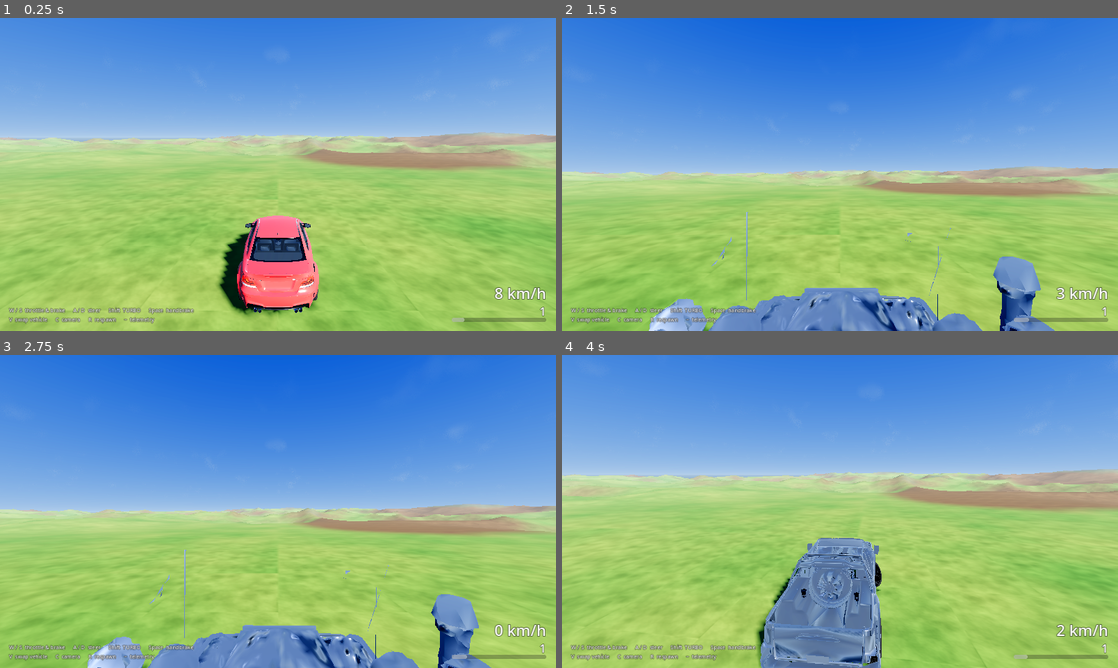
Above: before the commit, frames 1-4 (two rows, left to right).
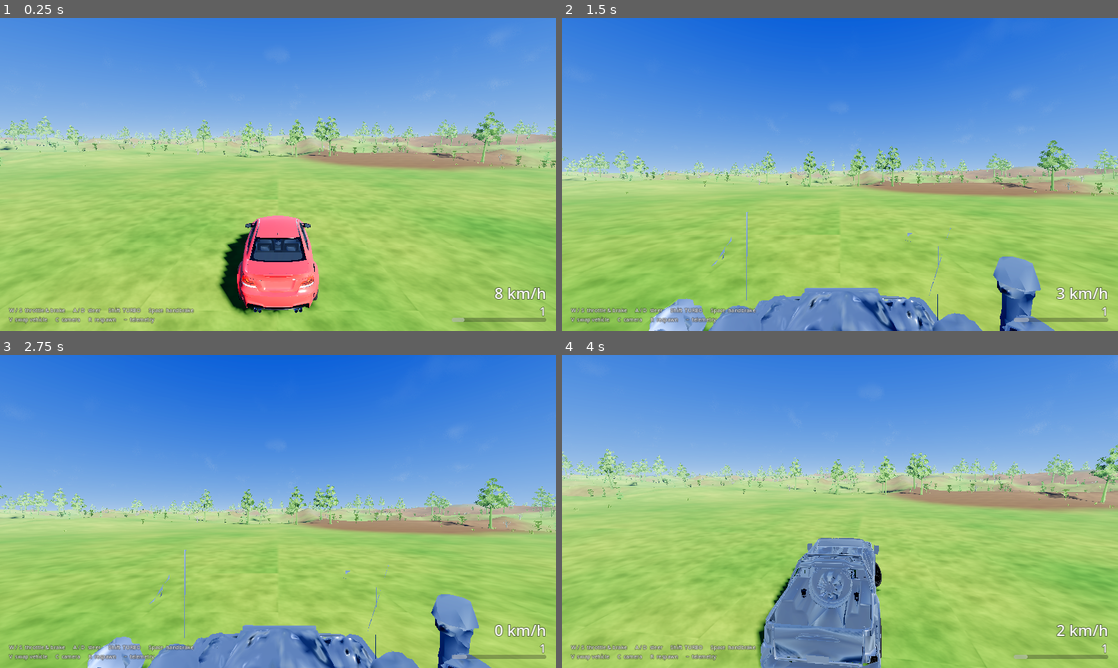
Above: after the commit, the same moments.

Repository: maksummatatov10-spec1231/cargame
Game: Godot game, scene res://scenes/main.tscn
Two runs of this game, one before a commit and one after it. Both use one fixed random seed, a clock stepped at 60 frames per second and the inputs below.
Inputs:
- Up to frame 1 (0.25 s): no input
- Up to frame 2 (1.5 s): hold D (steer_right) 0.53-1.28 s; hold V (switch_vehicle) 0.53-1.28 s; hold S (drive_backward) from 1.28 s (still down); tap C (toggle_camera) at 1.35 s
- Up to frame 3 (2.75 s): release S (drive_backward) at 2.03 s; hold D (steer_right) from 2.03 s (still down); hold Shift (turbo) from 2.03 s (still down)
- Up to frame 4 (4 s): release D (steer_right) at 2.78 s; release Shift (turbo) at 2.78 s; hold W (drive_forward) 2.78-3.53 s; tap V (switch_vehicle) at 2.85 s; hold A (steer_left) from 3.53 s (still down); tap C (toggle_camera) at 3.6 s

The runs differ from the first frame. In frame 1, 2.7% of the frame differs, in the area x 0-100%, y 30-49%; in frame 2, 2.6%; in frame 3, 2.5%; in frame 4, 2.9%, in the area x 0-100%, y 28-50%.
Error before the commit: Parse Error: Cannot infer the type of "p" variable because the value doesn't have a set type. (res://scripts/crushable_plants.gd:76)

Commit message:
v2.6: fix the two compile errors and add checks that catch them
- crushable_plants.gd:76  var p := wheel.contact_point could not be inferred,
  because _vehicles was an untyped Array so wheel was a Variant.
  _vehicles is now Array[Vehicle] and p is explicitly Vector3.
- terrain.gd:434  the local var size shadowed the class @export var size
  declared at line 107; renamed to tex_size.
- typecheck.py gains check_local_shadows_member() and check_inferable(),
  both verified by re-breaking the code and watching them fail.

Co-authored-by: arena-agent <297053741+arena-agent@users.noreply.github.com>

Diff:
--- a/scripts/crushable_plants.gd
+++ b/scripts/crushable_plants.gd
@@ -39,7 +39,7 @@
 var _ages: PackedFloat32Array = PackedFloat32Array()
 
 var _materials: Array[ShaderMaterial] = []
-var _vehicles: Array = []
+var _vehicles: Array[Vehicle] = []
 
 
 func _ready() -> void:
@@ -73,7 +73,7 @@
 				break
 			if not wheel.grounded:
 				continue
-			var p := wheel.contact_point
+			var p: Vector3 = wheel.contact_point
 			_points[slot] = Vector4(p.x, p.y, p.z, 1.0)
 			_ages[slot] = 0.0
 			slot += 1
@@ -81,7 +81,7 @@
 	# Fade the rest so plants recover behind the car.
 	for i in range(slot, MAX_POINTS):
 		var strength := 1.0 - clampf(_ages[i] / maxf(recovery_time, 0.01), 0.0, 1.0)
-		var p := _points[i]
+		var p: Vector4 = _points[i]
 		_points[i] = Vector4(p.x, p.y, p.z, strength)
 
 	for mat in _materials:
--- a/scripts/terrain.gd
+++ b/scripts/terrain.gd
@@ -431,11 +431,11 @@
 ## blue carry a tangent-space normal derived from it. Generating this once at
 ## startup replaces ~96 sin() calls per pixel per frame with one texture fetch.
 func _make_detail_texture() -> ImageTexture:
-	var size := 256
+	var tex_size := 256
 	var height := PackedFloat32Array()
-	height.resize(size * size)
-	for y in size:
-		for x in size:
+	height.resize(tex_size * tex_size)
+	for y in tex_size:
+		for x in tex_size:
 			# Several octaves, summed once here instead of per pixel.
 			var v := 0.0
 			var amp := 0.5
@@ -445,16 +445,16 @@
 					float(y * freq) / 32.0, octave * 31)
 				amp *= 0.5
 				freq *= 2
-			height[y * size + x] = v
-
-	var img := Image.create(size, size, true, Image.FORMAT_RGB8)
-	for y in size:
-		for x in size:
-			var h := height[y * size + x]
-			var l := height[y * size + (x - 1 + size) % size]
-			var r := height[y * size + (x + 1) % size]
-			var d := height[((y - 1 + size) % size) * size + x]
-			var u := height[((y + 1) % size) * size + x]
+			height[y * tex_size + x] = v
+
+	var img := Image.create(tex_size, tex_size, true, Image.FORMAT_RGB8)
+	for y in tex_size:
+		for x in tex_size:
+			var h := height[y * tex_size + x]
+			var l := height[y * tex_size + (x - 1 + tex_size) % tex_size]
+			var r := height[y * tex_size + (x + 1) % tex_size]
+			var d := height[((y - 1 + tex_size) % tex_size) * tex_size + x]
+			var u := height[((y + 1) % tex_size) * tex_size + x]
 			var nx := clampf((l - r) * 4.0, -1.0, 1.0)
 			var ny := clampf((d - u) * 4.0, -1.0, 1.0)
 			img.set_pixel(x, y, Color(h, nx * 0.5 + 0.5, ny * 0.5 + 0.5))
Not shown, changed: .gitignore
Not shown, added: release/CarGame-v2.6-godot4.3.zip
Not shown, changed: tools/typecheck.py
